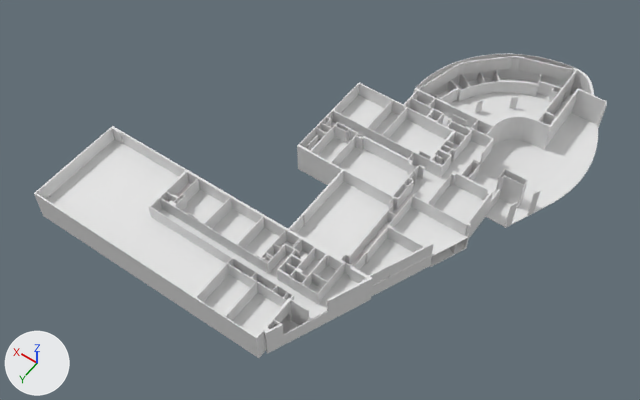
The Blender file INB Resources/Raw Assets/Blender/floor.blend: old version first, new version second.
Before and after are seen from a camera (50 mm lens) standing at (-72.0, 133.9, 159.1) and looking at (1.0, 31.7, -1.5). The axes (+X, +Y, +Z) are drawn at lower left. The lights are the same throughout.

Before the edit, the objects in view are built like this:
```python
me_cube_002 = bpy.data.meshes.new('Cube.002')
me_cube_002.from_pydata(...)  # 3216 vertices, 3361 faces; spans x -41.8..48.3, y -31.8..72.3, z -2.1..1.9
me_cube_004 = bpy.data.meshes.new('Cube.004')
me_cube_004.from_pydata(...)  # 2706 vertices, 2766 faces, 2 loose edges; spans x -41.8..48.3, y -31.8..72.3, z -2.1..2.0
me_cube_006 = bpy.data.meshes.new('Cube.006')
me_cube_006.from_pydata(...)  # 254 vertices, 252 faces; spans x -42.5..48.0, y -3.0..72.0, z -0.1..0.1
ob_floor_0_walls = bpy.data.objects.new('FLOOR-0-WALLS', me_cube_002)
ob_floor_0_walls.location = (0.0, 0.0, 2.0)
ob_floor_1_walls = bpy.data.objects.new('FLOOR-1-WALLS', me_cube_004)
ob_floor_1_walls.location = (0.0, 0.0, 6.1)
ob_floor_2 = bpy.data.objects.new('FLOOR-2', me_cube_006)
ob_floor_2.location = (0.0, 0.0, 8.2)
ob_floor_2.hide_viewport = True
# also in view: 'FLOOR-1' at (7.4, 34.6, 4.1); 'FLOOR-0' at (1.5, 20.2, 0.0)
```
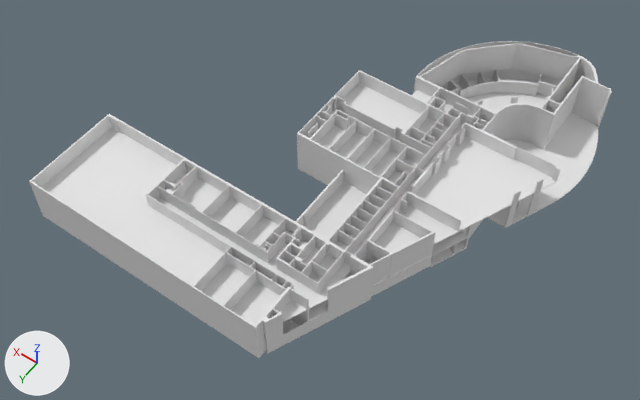
Commit message: Second floor (70%).

Location of each change, (x1, y1, x2, y2) in pixels of the pictures (640 x 400 px):
'FLOOR-2-WALLS', added: after (29, 41, 611, 338)
'FLOOR-2', shown: after (42, 83, 556, 324)
'FLOOR-1-WALLS', unchanged, covered by the edit: before (34, 54, 607, 348); after (34, 57, 606, 348)
'FLOOR-1', unchanged, covered by the edit: before (46, 95, 485, 335); after (304, 181, 468, 321)

Patch to the scene script:
```diff
--- a/INB Resources/Raw Assets/Blender/floor.blend.py
+++ b/INB Resources/Raw Assets/Blender/floor.blend.py
@@ me_cube_005 @@
+me_cube_005.from_pydata(...)  # 2767 vertices, 2849 faces; spans x -42.5..48.3, y -31.8..72.3, z -6.9..2.0
@@ ob_floor_2 @@
 ob_floor_2.location = (0.0, 0.0, 8.2)
-ob_floor_2.hide_viewport = True
@@ ob_floor_2_walls @@
+ob_floor_2_walls = bpy.data.objects.new('FLOOR-2-WALLS', me_cube_005)
+ob_floor_2_walls.location = (0.0, 0.0, 10.2)
```
